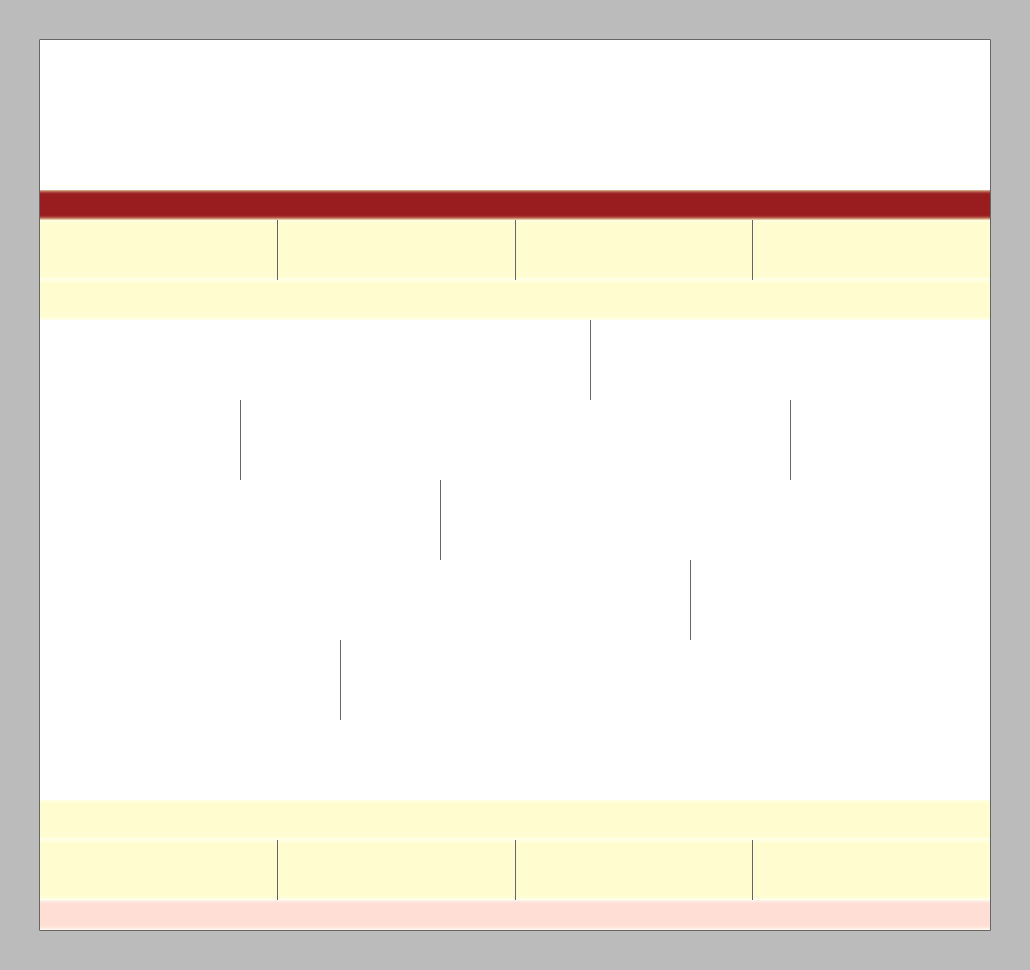
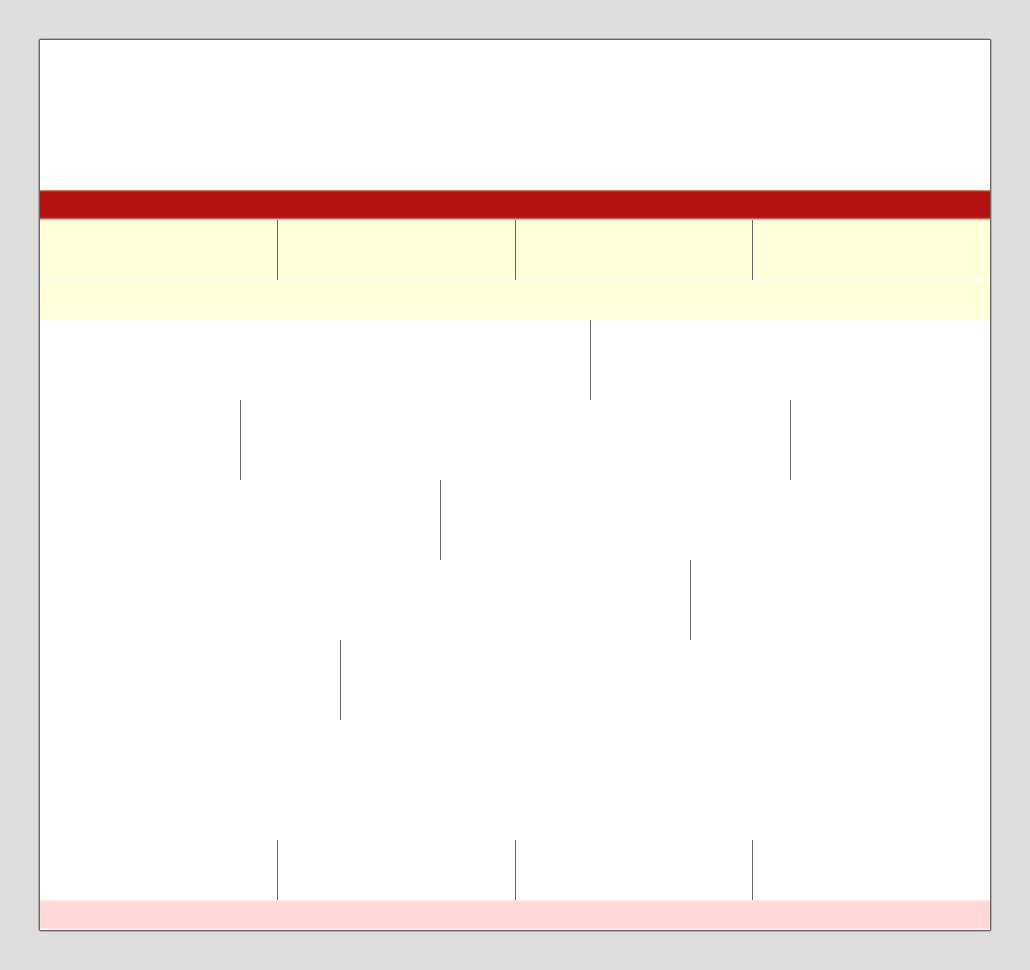
Layer changes from the first 1030 x 970 image to the second:
painted on "navbar" over [40, 190, 990, 220]
painted on "header boxes" over [40, 222, 990, 277]
removed layer "footer boxes" over [40, 840, 990, 900]
painted on "header widget" over [40, 282, 990, 317]
removed layer "footer widget" over [40, 800, 990, 840]
moved "footer" above "canvas", painted on it over [40, 900, 990, 929]
painted on "Background" over [0, 0, 1030, 970]
